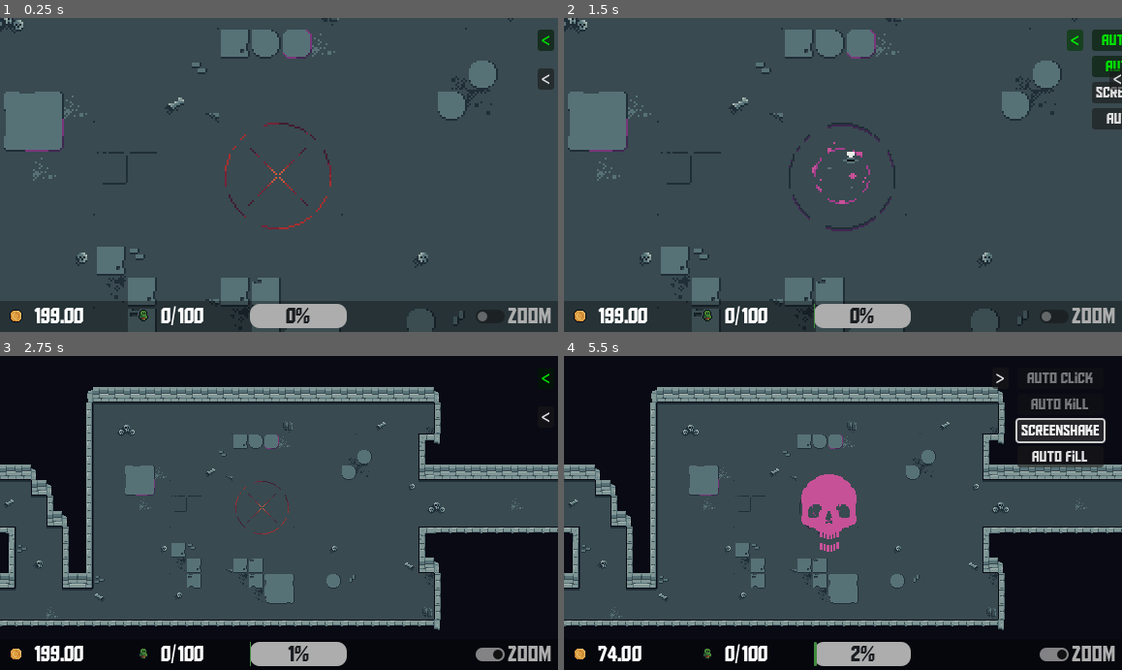
Above: before the commit, frames 1-4 (two rows, left to right).
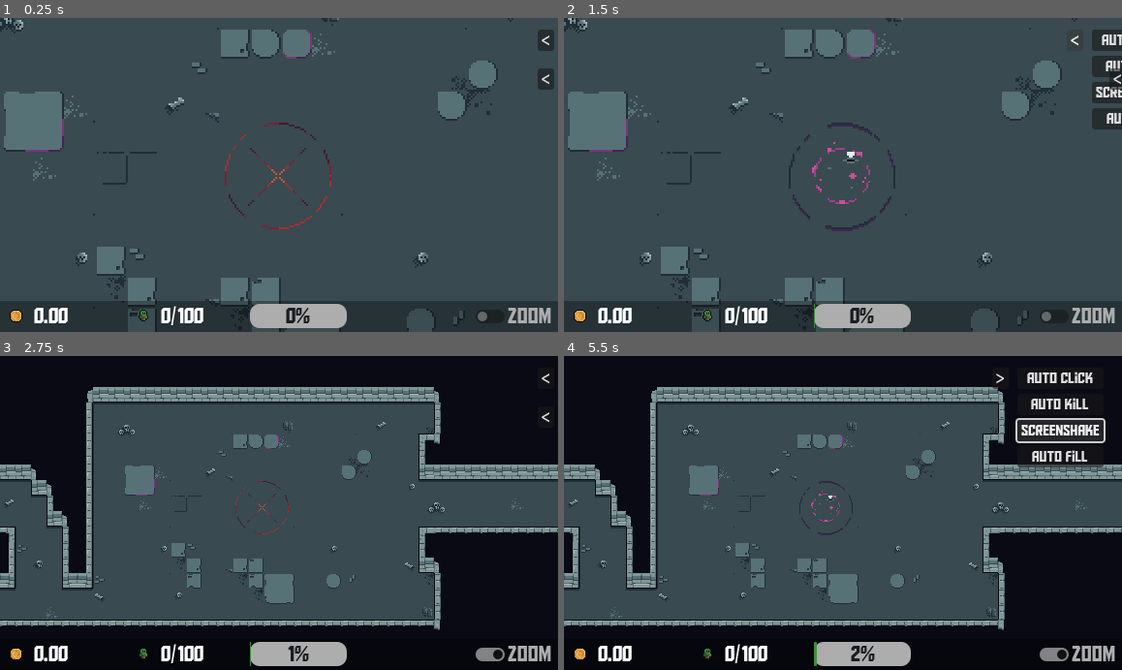
Above: after the commit, the same moments.

Repository: Jin9310/LudumDare55
Game: Godot game, scene res://NewGame/new_game.tscn
Same seed, same stepped clock (60 frames per second), same inputs: the game is played once before the commit and once after it.
Inputs:
- Up to frame 1 (0.25 s): no input
- Up to frame 2 (1.5 s): click "<" at 0.5 s; click ">" at 1.25 s
- Up to frame 3 (2.75 s): click "Zoom" at 2 s
- Up to frame 4 (5.5 s): click "<" at 2.75 s; click "Auto click" at 3.5 s; click "Auto kill" at 4.25 s; click "Screenshake" at 5 s

The runs differ from the first frame. In frame 1, 0.3% of the frame differs, in the area x 6-99%, y 5-98%; in frame 2, 0.7%; in frame 3, 0.3%; in frame 4, 2.2%, in the area x 6-95%, y 4-98%.

Commit message:
zoom, ui highlights
zoom in/out is on mouse now
every ui element have green notifications when upgrade is available

Diff:
--- a/NewGame/acolyte.tscn
+++ b/NewGame/acolyte.tscn
@@ -58,6 +58,94 @@
 tracks/1/loop_wrap = true
 tracks/1/keys = {
 "times": PackedFloat32Array(1.6),
+"transitions": PackedFloat32Array(1),
+"values": [{
+"args": [],
+"method": &"animation_finished"
+}]
+}
+
+[sub_resource type="Animation" id="Animation_a36nf"]
+resource_name = "death_2"
+tracks/0/type = "value"
+tracks/0/imported = false
+tracks/0/enabled = true
+tracks/0/path = NodePath("Sprite2D:frame_coords")
+tracks/0/interp = 1
+tracks/0/loop_wrap = true
+tracks/0/keys = {
+"times": PackedFloat32Array(0, 0.1, 0.2, 0.3, 0.4, 0.5, 0.6, 0.7, 0.8, 0.9),
+"transitions": PackedFloat32Array(1, 1, 1, 1, 1, 1, 1, 1, 1, 1),
+"update": 1,
+"values": [Vector2i(40, 0), Vector2i(41, 0), Vector2i(42, 0), Vector2i(43, 0), Vector2i(44, 0), Vector2i(45, 0), Vector2i(46, 0), Vector2i(47, 0), Vector2i(48, 0), Vector2i(49, 0)]
+}
+tracks/1/type = "method"
+tracks/1/imported = false
+tracks/1/enabled = true
+tracks/1/path = NodePath(".")
+tracks/1/interp = 1
+tracks/1/loop_wrap = true
+tracks/1/keys = {
+"times": PackedFloat32Array(1),
+"transitions": PackedFloat32Array(1),
+"values": [{
+"args": [],
+"method": &"animation_finished"
+}]
+}
+
+[sub_resource type="Animation" id="Animation_jjngs"]
+resource_name = "death_3"
+tracks/0/type = "value"
+tracks/0/imported = false
+tracks/0/enabled = true
+tracks/0/path = NodePath("Sprite2D:frame")
+tracks/0/interp = 1
+tracks/0/loop_wrap = true
+tracks/0/keys = {
+"times": PackedFloat32Array(0, 0.1, 0.2, 0.3, 0.4, 0.5, 0.6, 0.7, 0.8, 0.9),
+"transitions": PackedFloat32Array(1, 1, 1, 1, 1, 1, 1, 1, 1, 1),
+"update": 1,
+"values": [50, 51, 52, 53, 54, 55, 56, 57, 58, 59]
+}
+tracks/1/type = "method"
+tracks/1/imported = false
+tracks/1/enabled = true
+tracks/1/path = NodePath(".")
+tracks/1/interp = 1
+tracks/1/loop_wrap = true
+tracks/1/keys = {
+"times": PackedFloat32Array(1),
+"transitions": PackedFloat32Array(1),
+"values": [{
+"args": [],
+"method": &"animation_finished"
+}]
+}
+
+[sub_resource type="Animation" id="Animation_8jkte"]
+resource_name = "death_4"
+length = 1.5
+tracks/0/type = "value"
+tracks/0/imported = false
+tracks/0/enabled = true
+tracks/0/path = NodePath("Sprite2D:frame")
+tracks/0/interp = 1
+tracks/0/loop_wrap = true
+tracks/0/keys = {
+"times": PackedFloat32Array(0, 0.1, 0.2, 0.3, 0.4, 0.5, 0.6, 0.7, 0.8, 0.9, 1, 1.1, 1.2, 1.3, 1.4),
+"transitions": PackedFloat32Array(1, 1, 1, 1, 1, 1, 1, 1, 1, 1, 1, 1, 1, 1, 1),
+"update": 1,
+"values": [60, 61, 62, 63, 64, 65, 66, 67, 68, 69, 70, 71, 72, 73, 74]
+}
+tracks/1/type = "method"
+tracks/1/imported = false
+tracks/1/enabled = true
+tracks/1/path = NodePath(".")
+tracks/1/interp = 1
+tracks/1/loop_wrap = true
+tracks/1/keys = {
+"times": PackedFloat32Array(1.5),
 "transitions": PackedFloat32Array(1),
 "values": [{
 "args": [],
@@ -139,94 +227,6 @@
 "transitions": PackedFloat32Array(1, 1, 1, 1, 1, 1),
 "update": 1,
 "values": [17, 18, 19, 20, 21, 22]
-}
-
-[sub_resource type="Animation" id="Animation_a36nf"]
-resource_name = "death_2"
-tracks/0/type = "value"
-tracks/0/imported = false
-tracks/0/enabled = true
-tracks/0/path = NodePath("Sprite2D:frame_coords")
-tracks/0/interp = 1
-tracks/0/loop_wrap = true
-tracks/0/keys = {
-"times": PackedFloat32Array(0, 0.1, 0.2, 0.3, 0.4, 0.5, 0.6, 0.7, 0.8, 0.9),
-"transitions": PackedFloat32Array(1, 1, 1, 1, 1, 1, 1, 1, 1, 1),
-"update": 1,
-"values": [Vector2i(40, 0), Vector2i(41, 0), Vector2i(42, 0), Vector2i(43, 0), Vector2i(44, 0), Vector2i(45, 0), Vector2i(46, 0), Vector2i(47, 0), Vector2i(48, 0), Vector2i(49, 0)]
-}
-tracks/1/type = "method"
-tracks/1/imported = false
-tracks/1/enabled = true
-tracks/1/path = NodePath(".")
-tracks/1/interp = 1
-tracks/1/loop_wrap = true
-tracks/1/keys = {
-"times": PackedFloat32Array(1),
-"transitions": PackedFloat32Array(1),
-"values": [{
-"args": [],
-"method": &"animation_finished"
-}]
-}
-
-[sub_resource type="Animation" id="Animation_jjngs"]
-resource_name = "death_3"
-tracks/0/type = "value"
-tracks/0/imported = false
-tracks/0/enabled = true
-tracks/0/path = NodePath("Sprite2D:frame")
-tracks/0/interp = 1
-tracks/0/loop_wrap = true
-tracks/0/keys = {
-"times": PackedFloat32Array(0, 0.1, 0.2, 0.3, 0.4, 0.5, 0.6, 0.7, 0.8, 0.9),
-"transitions": PackedFloat32Array(1, 1, 1, 1, 1, 1, 1, 1, 1, 1),
-"update": 1,
-"values": [50, 51, 52, 53, 54, 55, 56, 57, 58, 59]
-}
-tracks/1/type = "method"
-tracks/1/imported = false
-tracks/1/enabled = true
-tracks/1/path = NodePath(".")
-tracks/1/interp = 1
-tracks/1/loop_wrap = true
-tracks/1/keys = {
-"times": PackedFloat32Array(1),
-"transitions": PackedFloat32Array(1),
-"values": [{
-"args": [],
-"method": &"animation_finished"
-}]
-}
-
-[sub_resource type="Animation" id="Animation_8jkte"]
-resource_name = "death_4"
-length = 1.5
-tracks/0/type = "value"
-tracks/0/imported = false
-tracks/0/enabled = true
-tracks/0/path = NodePath("Sprite2D:frame")
-tracks/0/interp = 1
-tracks/0/loop_wrap = true
-tracks/0/keys = {
-"times": PackedFloat32Array(0, 0.1, 0.2, 0.3, 0.4, 0.5, 0.6, 0.7, 0.8, 0.9, 1, 1.1, 1.2, 1.3, 1.4),
-"transitions": PackedFloat32Array(1, 1, 1, 1, 1, 1, 1, 1, 1, 1, 1, 1, 1, 1, 1),
-"update": 1,
-"values": [60, 61, 62, 63, 64, 65, 66, 67, 68, 69, 70, 71, 72, 73, 74]
-}
-tracks/1/type = "method"
-tracks/1/imported = false
-tracks/1/enabled = true
-tracks/1/path = NodePath(".")
-tracks/1/interp = 1
-tracks/1/loop_wrap = true
-tracks/1/keys = {
-"times": PackedFloat32Array(1.5),
-"transitions": PackedFloat32Array(1),
-"values": [{
-"args": [],
-"method": &"animation_finished"
-}]
 }
 
 [sub_resource type="AnimationLibrary" id="AnimationLibrary_oyfe3"]
--- a/Scenes/spawning_area.gd
+++ b/Scenes/spawning_area.gd
@@ -1,6 +1,8 @@
 extends Area2D
 
 signal spawn_basic_minion
+signal camera_zoom_out
+signal camera_zoom_in
 #signal show_me_coins
 
 @onready var lower_bar: Node = get_node("/root/LowerBar")
@@ -45,6 +47,16 @@
 	if GameManager.auto_click == true:
 		if auto_anim_start_ended == false:
 			animPlayer.play("auto_click_start")
+
+	if Input.is_action_just_pressed("mouse_scroll_down"):
+		#zoom out
+		zoom_out()
+		emit_signal("camera_zoom_out")
+
+	if Input.is_action_just_pressed("mouse_scroll_up"):
+		#zoom in
+		zoom_in()
+		emit_signal("camera_zoom_in")
 
 
 func click_anim():
@@ -92,6 +104,12 @@
 func enable_camera():
 	%Camera2D.enabled = !%Camera2D.enabled
 
+func zoom_in():
+	%Camera2D.enabled = true
+
+func zoom_out():
+	%Camera2D.enabled = false
+
 func _on_body_entered(body):
 	pass
 	#print("minion inside")
--- a/UI/StaticUpgrades_ui.gd
+++ b/UI/StaticUpgrades_ui.gd
@@ -61,7 +61,6 @@
 		%static_upgrades_btn.modulate = default_color
 
 
-
 func upgrade_available_checker(my_money: float, price: float, btn: Button, purchased: bool):
 	if my_money >= price && purchased == false:
 		btn.modulate = green_color
--- a/UI/lower_bar.gd
+++ b/UI/lower_bar.gd
@@ -6,6 +6,8 @@
 signal enable_camera
 
 @onready var static_upgrades: Node = get_node("/root/StaticUpgradesUi")
+@onready var spawn_area: Node = get_node("/root/NewGame/spawning_area")
+
 
 var mouse_count: int = 0
 var kill_all_active: bool = false
@@ -21,6 +23,9 @@
 	%ProgressBar.max_value = max_value_progress_bar
 	auto_fill_timer = auto_fill_timer_base
 	static_upgrades.connect("auto_fill_enabled", auto_fill_enabled)
+	spawn_area.connect("camera_zoom_out", camera_zoom_out)
+	spawn_area.connect("camera_zoom_in", camera_zoom_in)
+
 
 func _process(delta):
 	%Usable_mone_lbl.text = "%.2f" % GameManager.usable_money
@@ -51,6 +56,7 @@
 	if Input.is_action_just_pressed("camera"):
 		%CheckButton.button_pressed = !%CheckButton.button_pressed
 
+
 func _on_button_pressed():
 	emit_signal("kill_all_pressed")
 	emit_signal("all_kill_clear_list")
@@ -62,6 +68,11 @@
 func auto_fill_enabled():
 	auto_fill_on = true
 
-
 func _on_check_button_pressed():
 	emit_signal("enable_camera")
+
+func camera_zoom_in():
+	%CheckButton.button_pressed = false
+
+func camera_zoom_out():
+	%CheckButton.button_pressed = true
--- a/UI/spawn_upgrades_ui.gd
+++ b/UI/spawn_upgrades_ui.gd
@@ -9,6 +9,9 @@
 @export var static_upgrades_panel: bool = false #checking if I clicked the btn that opens the options
 
 var mouse_click_upgrade_enabled: bool = false
+
+var green_color: Color = Color(0, 1, 0, 1)
+var default_color: Color = Color(1, 1, 1, 1)
 
 func _ready():
 	#tooltips
@@ -45,14 +48,47 @@
 	if GameManager.auto_kill_acolytes:
 		%faster_kills_btn.disabled = false
 
-
-	#check that we have reached very low numbers on the auto kill/auto spawn speed
+		#check that we have reached very low numbers on the auto kill/auto spawn speed
 	if GameManager.auto_kill_base_timer <= 0.2:
 		UpgradesManager.fast_kill_low = true
 
 	if GameManager.click_timer_base <= 0.3:
 		UpgradesManager.fast_spawn_low = true
 
+	#ui color changes based on availability
+	upgrade_available_checker(GameManager.usable_money, UpgradesManager.kill_money_upgrade, %better_kills_btn)
+	upgrade_available_checker(GameManager.usable_money, UpgradesManager.spawn_more_minions_upgrade, %more_spawns_btn)
+	upgrade_available_checker(GameManager.usable_money, UpgradesManager.click_money_upgrade, %clicks_btn)
+	upgrade_available_checker(GameManager.usable_money, UpgradesManager.raise_max_amount_of_spawned, %max_amount_acol_btn)
+	if %faster_spawn_btn.disabled != true:
+		upgrade_available_checker(GameManager.usable_money, UpgradesManager.faster_auto_spawn_price, %faster_spawn_btn)
+	if %faster_kills_btn.disabled != true:
+		upgrade_available_checker(GameManager.usable_money, UpgradesManager.faster_auto_kill_price, %faster_kills_btn)
+
+	any_up_available()
+
+func any_up_available():
+	if %better_kills_btn.modulate == green_color:
+		%static_upgrades_btn.modulate = green_color
+	elif %more_spawns_btn.modulate == green_color:
+		%static_upgrades_btn.modulate = green_color
+	elif %clicks_btn.modulate == green_color:
+		%static_upgrades_btn.modulate = green_color
+	elif %max_amount_acol_btn.modulate == green_color:
+		%static_upgrades_btn.modulate = green_color
+	elif %faster_spawn_btn.modulate == green_color:
+		%static_upgrades_btn.modulate = green_color
+	elif %faster_kills_btn.modulate == green_color:
+		%static_upgrades_btn.modulate = green_color
+	else:
+		%static_upgrades_btn.modulate = default_color
+
+
+func upgrade_available_checker(my_money: float, price: float, btn: Button): #color changer
+	if my_money >= price:
+		btn.modulate = green_color
+	else:
+		btn.modulate = default_color
 
 func show_hide_panel():
 	var tween: Tween = get_tree().create_tween()
--- a/game_manager.gd
+++ b/game_manager.gd
@@ -21,7 +21,7 @@
 @export var max_spawned_acolytes: int = 100 # the base is that we can spawn max amount of acolytes
 
 ####   MONEY
-@export var usable_money: float = 199 #money that player currently have
+@export var usable_money: float = 0 #money that player currently have
 ####   MONEY UPGRADES   ####
 @export var kill_money_multiplicator: float = .1 #money gained per kill
 @export var click_money_multiplicator: float = .1 #money gained per click on spawn
